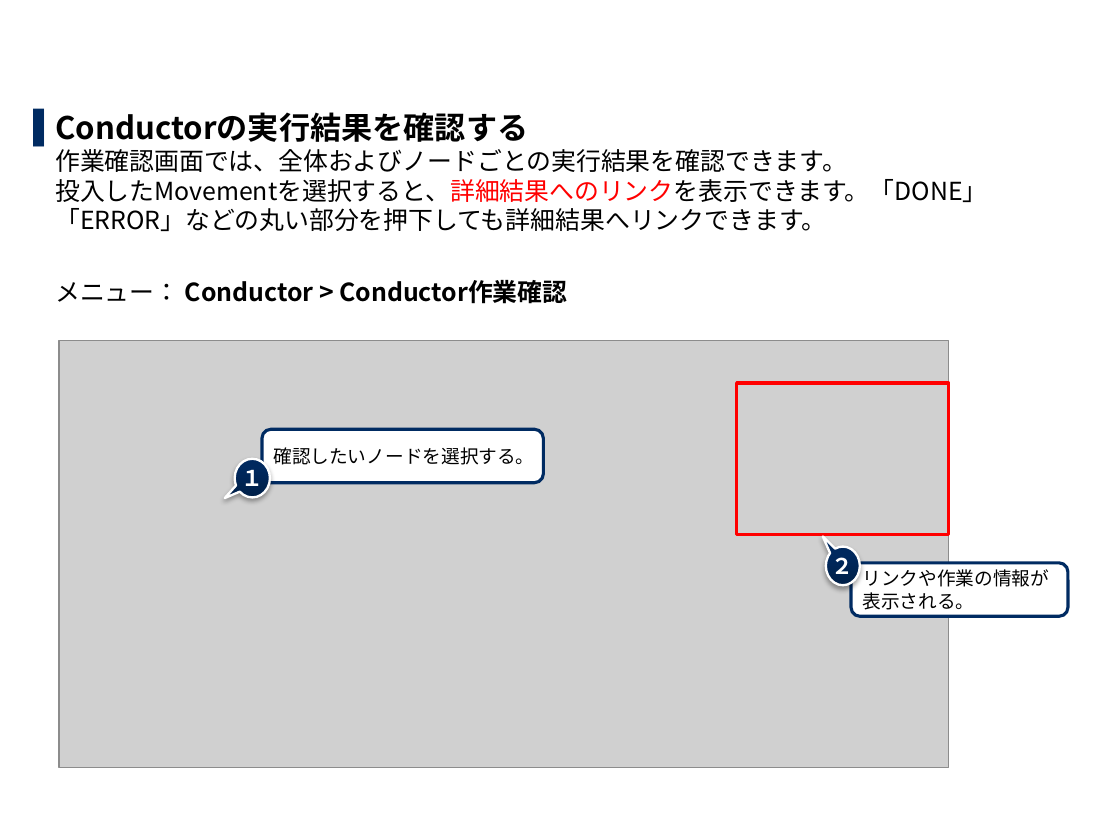
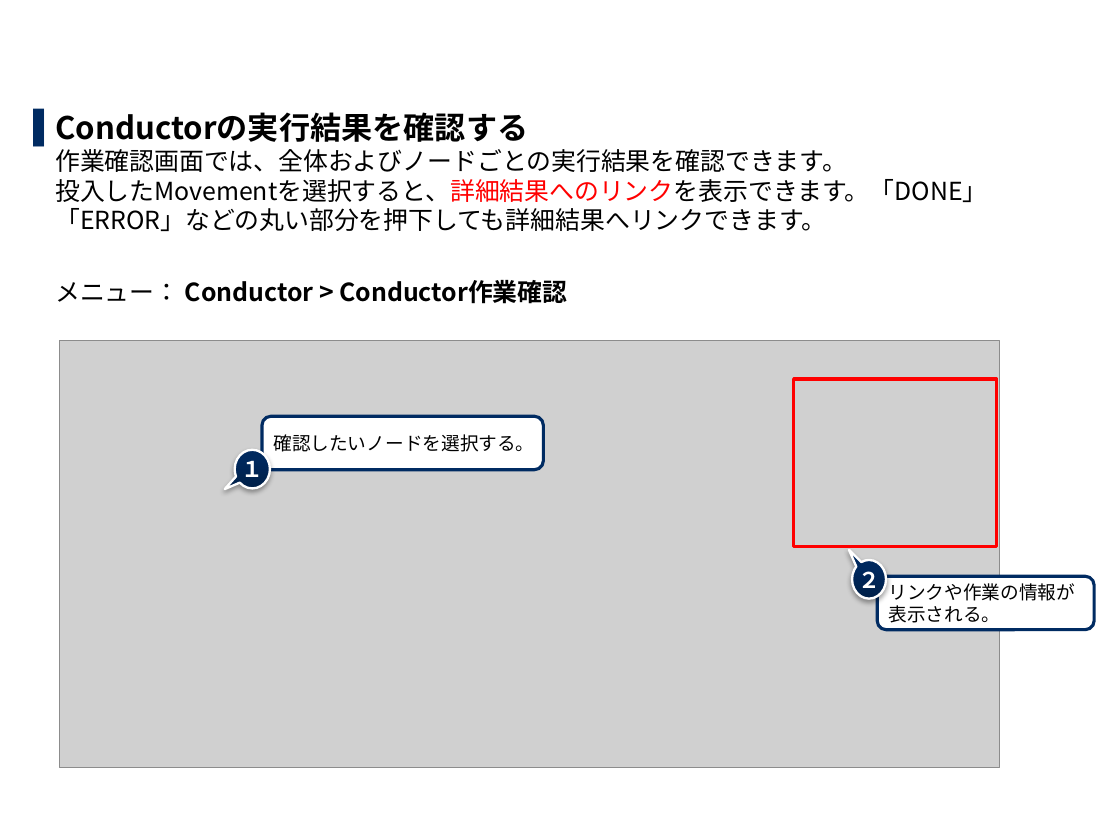
Before and after one commit to exastro-suite/it-automation-docs, a slide deck: slide 32 of asset/Learn_ja/ITA-hg-ps_practice_ja.pptx. Drawn at 1120x840 pixels with LibreOffice and Linux fonts; fonts in the diff are those of the drawing; grey boxes stand for pictures; background and template pictures are left out. Boxes give left, top, right and bottom in pixels: in the first picture for what was removed or moved away, otherwise in the second. Text is boxed around its words. In the diff, an @@ line names an element or a change of style, - is before the commit and + after.

```diff
--- a/asset/Learn_ja/ITA-hg-ps_practice_ja.pptx
+++ b/asset/Learn_ja/ITA-hg-ps_practice_ja.pptx
@@ picture: place and size @@
-picture at bbox=[59, 340, 949, 767]
+picture at bbox=[59, 340, 1000, 767]
@@ rectangle: place and size @@
-rectangle at bbox=[737, 383, 949, 534]
+rectangle at bbox=[794, 380, 997, 548]
@@ rounded rectangle "確認したいノードを選択する。": place and size @@
-rounded rectangle "確認したいノードを選択する。" at bbox=[262, 429, 543, 483]
+rounded rectangle "確認したいノードを選択する。" at bbox=[262, 417, 543, 470]
@@ speech bubble "１": place and size @@
-speech bubble "１" at bbox=[235, 459, 271, 498]
+speech bubble "１" at bbox=[235, 450, 271, 489]
@@ speech bubble "２": place and size @@
-speech bubble "２" at bbox=[825, 547, 859, 586]
+speech bubble "２" at bbox=[852, 560, 886, 599]
@@ rounded rectangle "リンクや作業の情報が 表示される。": place and size @@
-rounded rectangle "リンクや作業の情報が 表示される。" at bbox=[851, 563, 1068, 617]
+rounded rectangle "リンクや作業の情報が 表示される。" at bbox=[877, 576, 1094, 629]
```
Also in this commit, not shown: 13 other slides changed, 1 other file.
